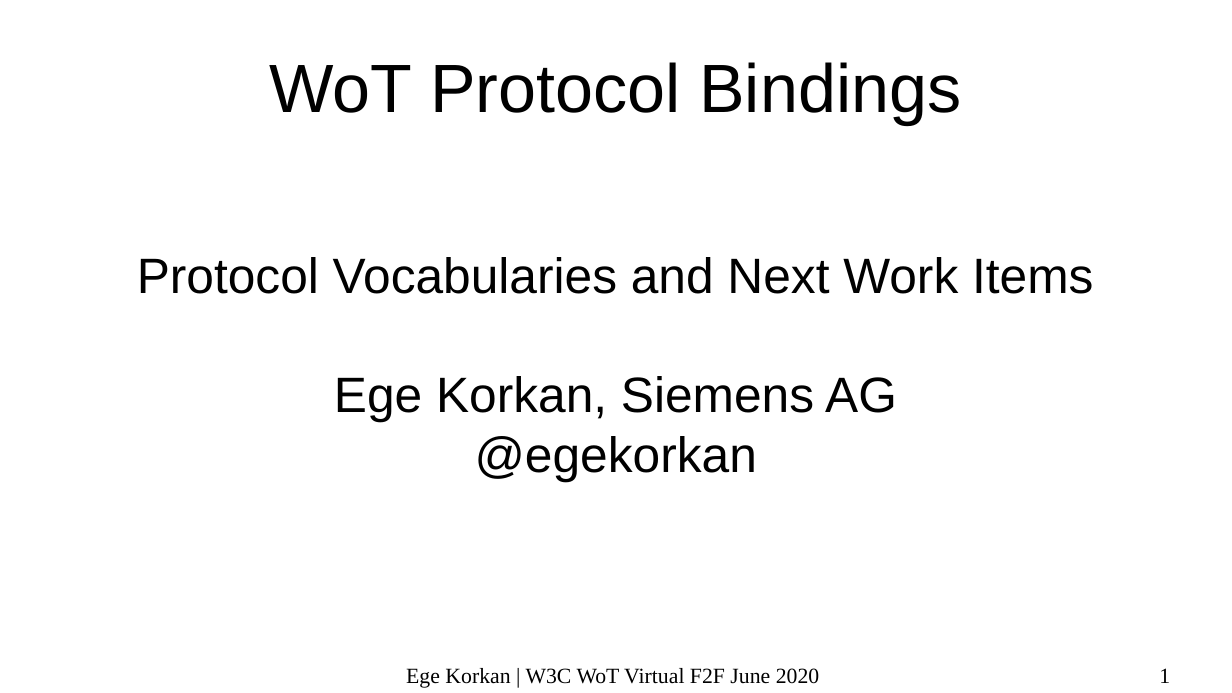
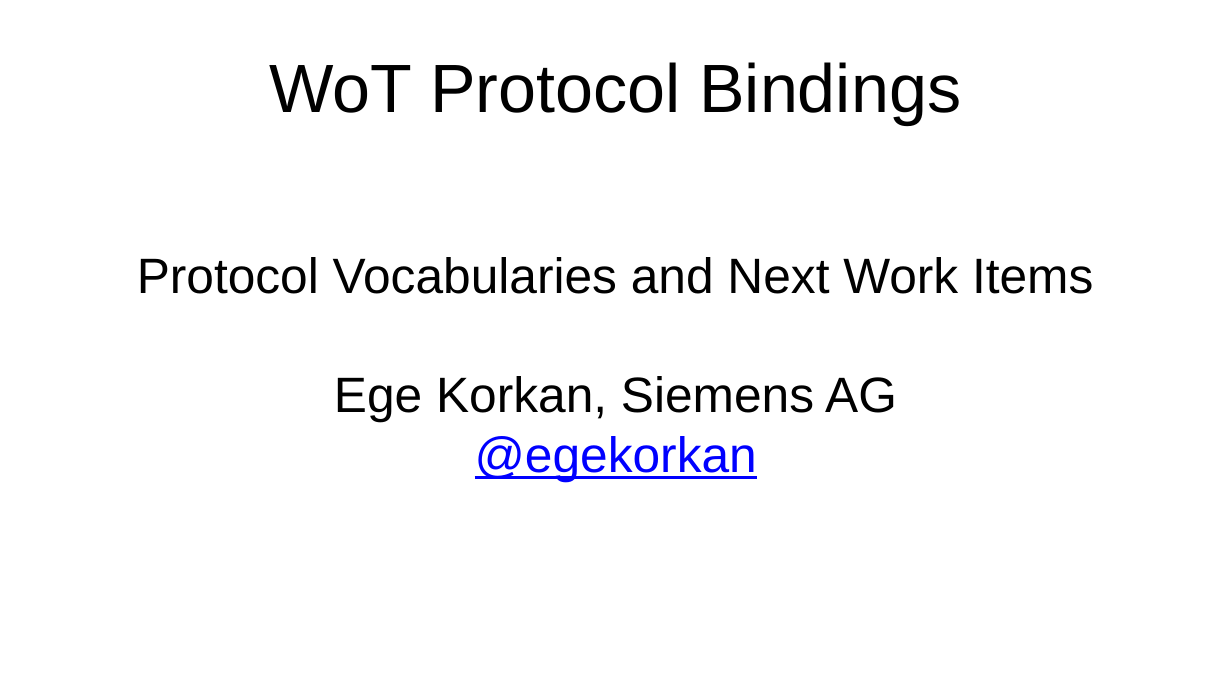
Before and after one commit to w3c/wot, a slide deck: slide 1 of PRESENTATIONS/2020-06-online-f2f/2020-06_WoT-Bindings.odp. Drawn at 1232x693 pixels with LibreOffice and Linux fonts; fonts in the diff are those of the drawing. Boxes give left, top, right and bottom in pixels: in the first picture for what was removed or moved away, otherwise in the second. Text is boxed around its words. In the diff, an @@ line names an element or a change of style, - is before the commit and + after.

Commit message:
update binding templates presentations

```diff
--- a/PRESENTATIONS/2020-06-online-f2f/2020-06_WoT-Bindings.odp
+++ b/PRESENTATIONS/2020-06-online-f2f/2020-06_WoT-Bindings.odp
@@ text "Protocol Vocabularies and Next Work ..." at <box>137,257,1093,481</box>: text colour #000000 to #0000FF, underline on in "@egekorkan" @@
@@ text removed at <box>406,668,820,688</box> @@
-Ege Korkan | W3C WoT Virtual F2F June 2020
@@ page number removed at <box>1159,668,1170,683</box> @@
-1
```
Also in this commit, not shown: 13 other slides changed, 2 slides added, 1 slide removed, 1 other file.
